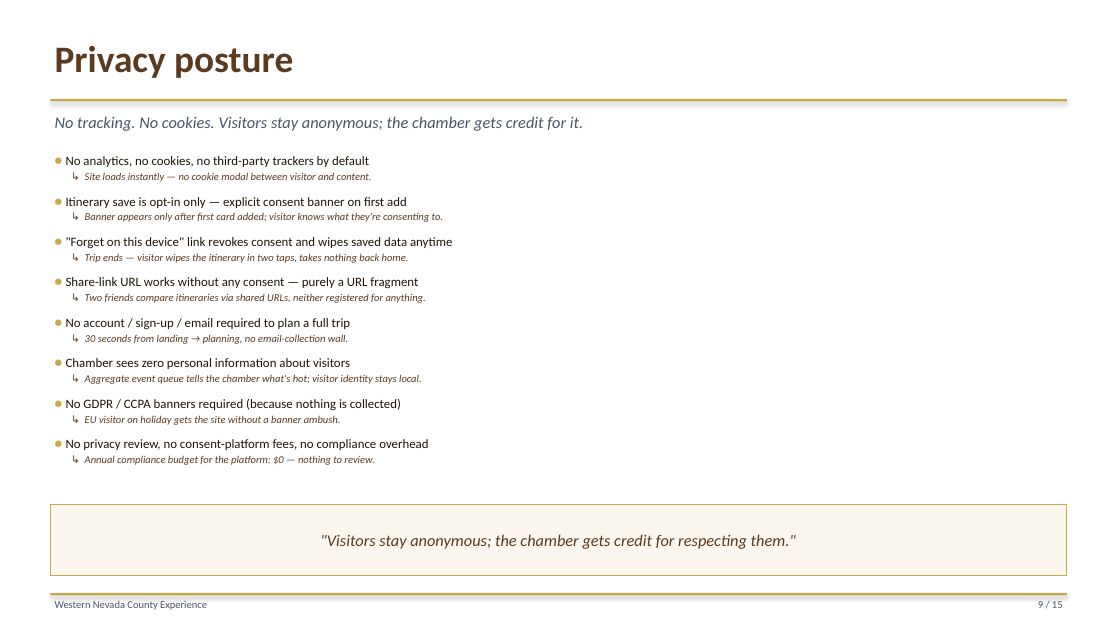
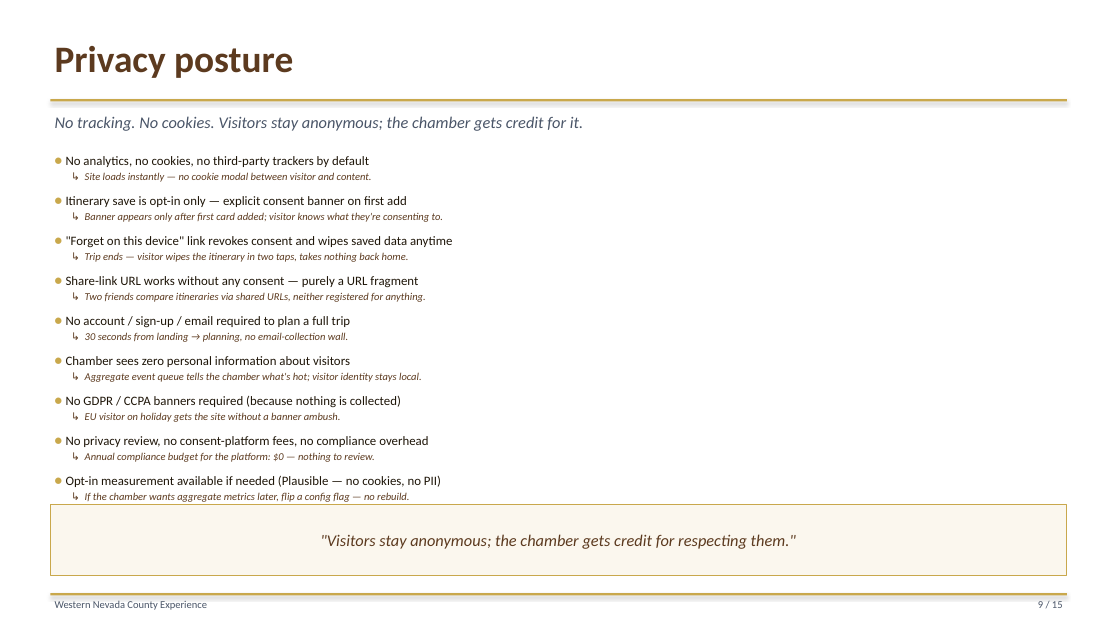
Before and after one commit to liammlrb-eng/nevada-county-experiences, a slide deck: slide 9 of demo_pitch.pptx. Drawn at 1120x630 pixels with LibreOffice and Linux fonts; fonts in the diff are those of the drawing. Boxes give left, top, right and bottom in pixels: in the first picture for what was removed or moved away, otherwise in the second. Text is boxed around its words. In the diff, an @@ line names an element or a change of style, - is before the commit and + after.

```diff
--- a/demo_pitch.pptx
+++ b/demo_pitch.pptx
@@ text at [66,156,452,447]: line spacing 1.2 to 1.18 @@
@@ text at [66,476,441,502]: paragraphs added @@
+• Opt-in measurement available if needed (Plausible — no cookies, no PII)
+↳ If the chamber wants aggregate metrics later, flip a config flag — no rebuild.
```
Also in this commit, not shown: 5 other files.
